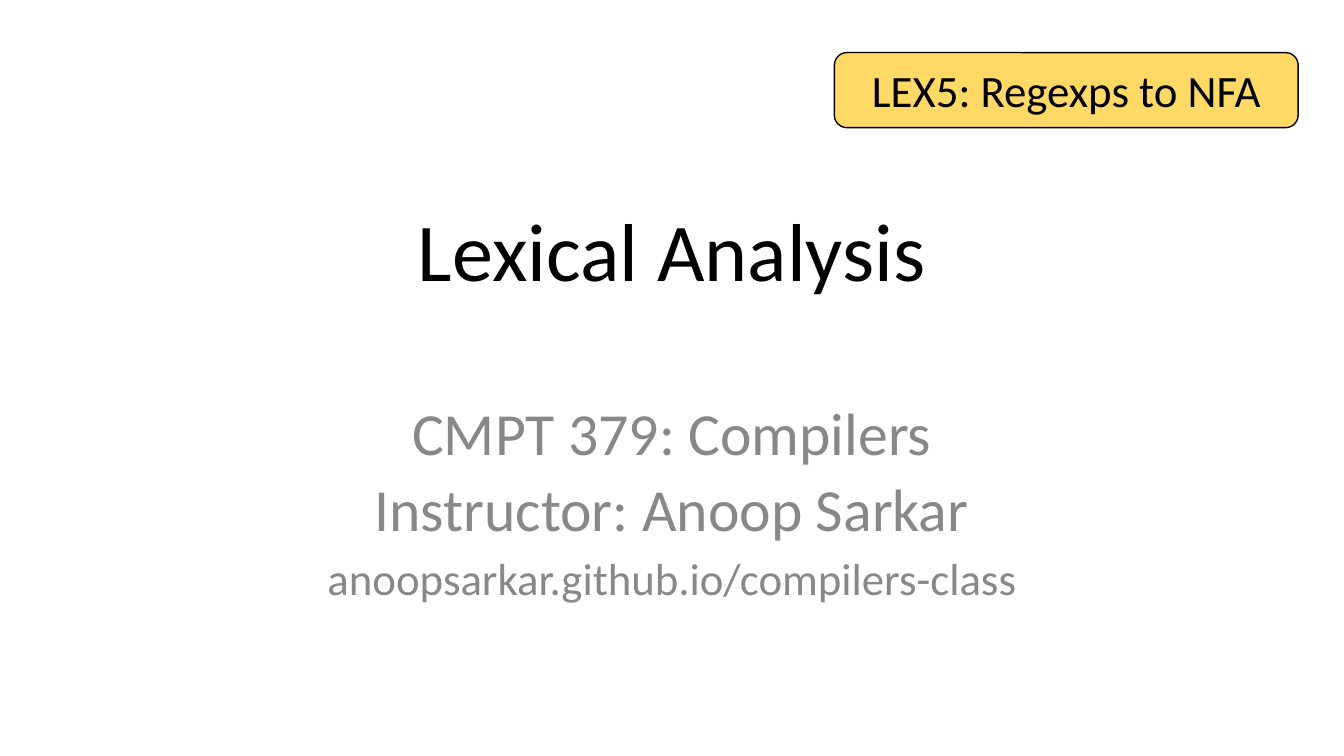
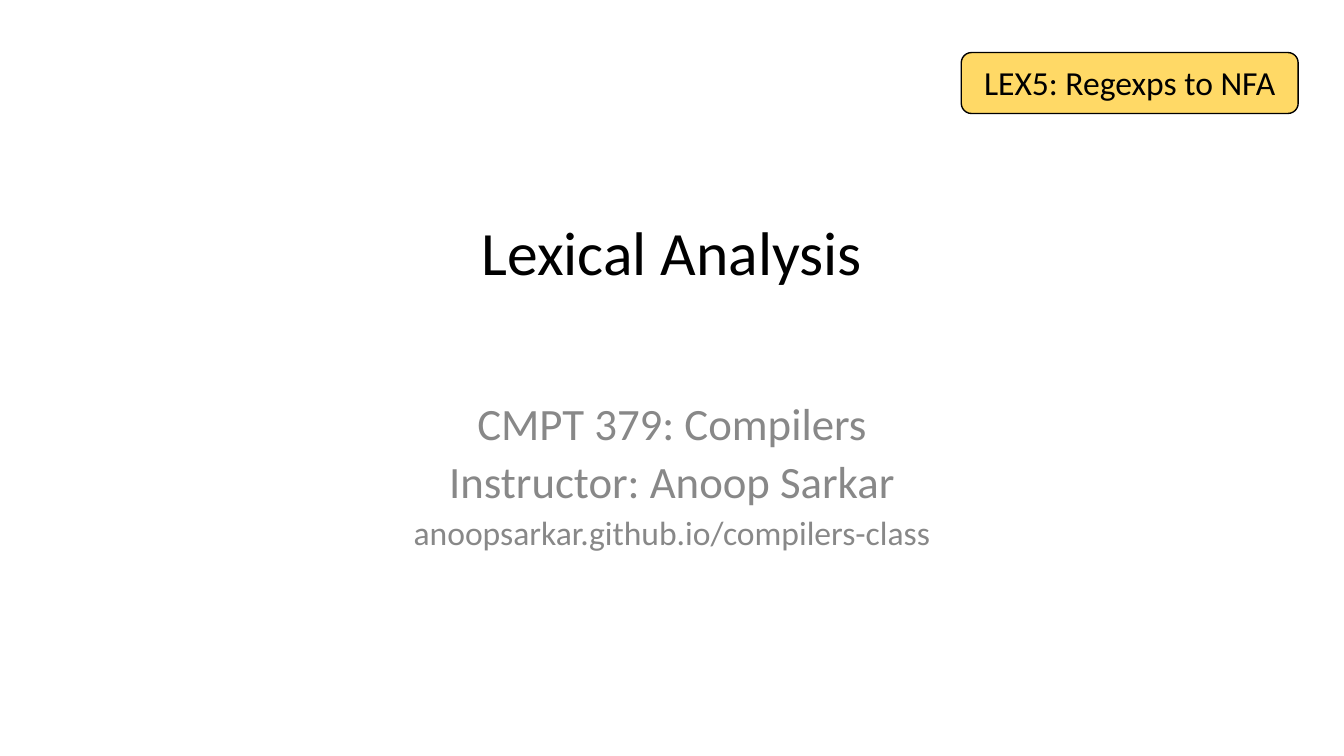
Before and after one commit to anoopsarkar/compilers-class, a slide deck: slide 1 of assets/ppt/lex/lex5-regexps-to-nfa.pptx. Drawn at 1344x756 pixels with LibreOffice and Linux fonts; fonts in the diff are those of the drawing. Boxes give left, top, right and bottom in pixels: in the first picture for what was removed or moved away, otherwise in the second. Text is boxed around its words. In the diff, an @@ line names an element or a change of style, - is before the commit and + after.

```diff
--- a/assets/ppt/lex/lex5-regexps-to-nfa.pptx
+++ b/assets/ppt/lex/lex5-regexps-to-nfa.pptx
@@ rounded rectangle "LEX5: Regexps to NFA": place and size @@
-rounded rectangle "LEX5: Regexps to NFA" at <box>835,52,1298,128</box>
+rounded rectangle "LEX5: Regexps to NFA" at <box>961,52,1298,113</box>
@@ rounded rectangle "LEX5: Regexps to NFA" at <box>961,52,1298,113</box>: size 24 to 18 pt @@
@@ title "Lexical Analysis" at <box>482,232,862,285</box>: size 44 to 33 pt @@
@@ subtitle "CMPT 379: Compilers" at <box>414,409,930,551</box>: size 32 to 24 pt in "CMPT 379: Compilers", "Instructor: Anoop Sarkar"; size 24 to 18 pt in "anoopsarkar.github.io/compilers-class"; less space between paragraphs @@
```
Also in this commit, not shown: 6 other files.
